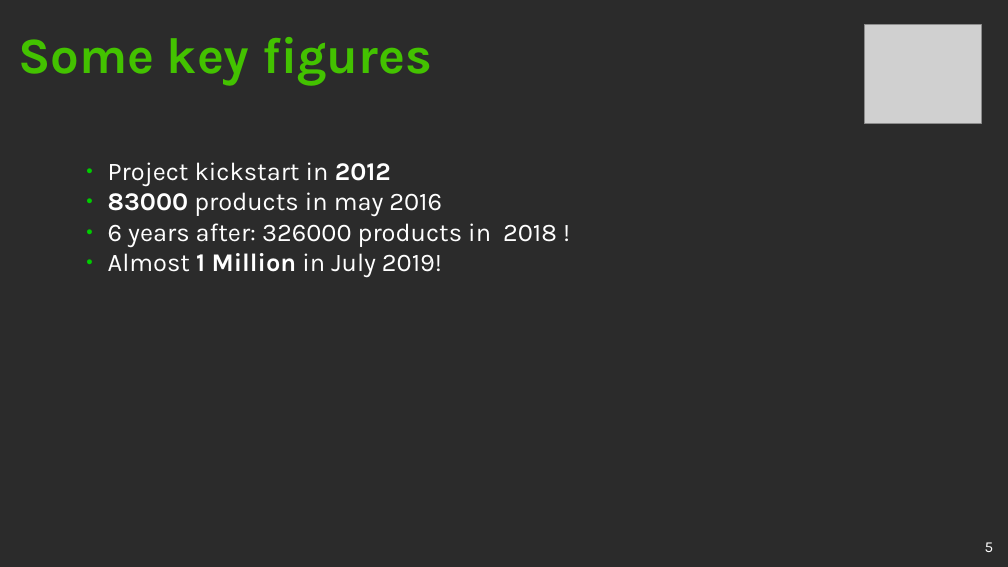
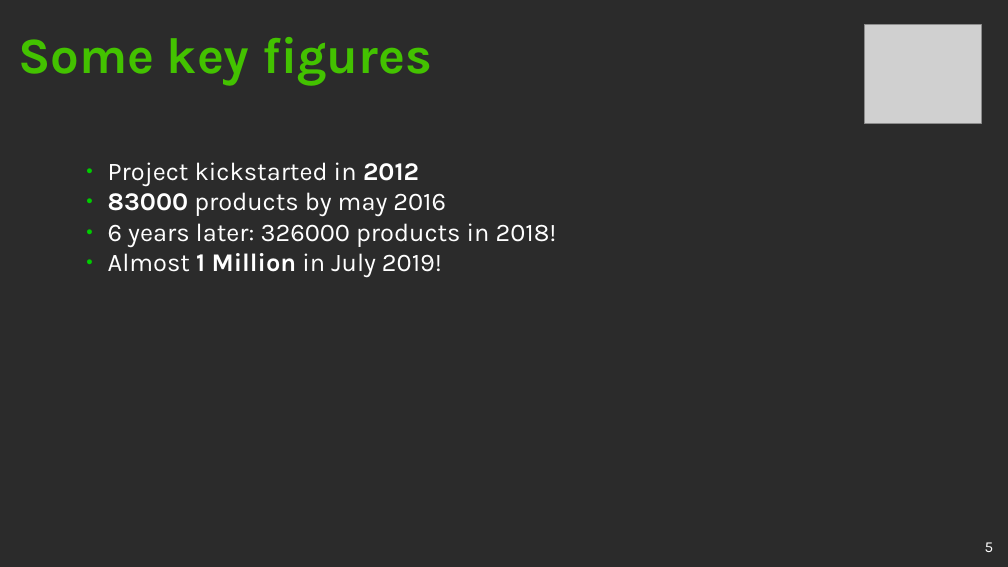
Before and after one commit to dabrain34/DabrainDocs, a slide deck: slide 5 of Presentation/OpenFoodFacts/openfoodfacts.odp. Drawn at 1008x567 pixels with LibreOffice and Linux fonts; fonts in the diff are those of the drawing; grey boxes stand for pictures; background and template pictures are left out; a plain dark background stands for a picture behind light text. Boxes give left, top, right and bottom in pixels: in the first picture for what was removed or moved away, otherwise in the second. Text is boxed around its words. In the diff, an @@ line names an element or a change of style, - is before the commit and + after.

```diff
--- a/Presentation/OpenFoodFacts/openfoodfacts.odp
+++ b/Presentation/OpenFoodFacts/openfoodfacts.odp
@@ text at (x1=108, y1=162, x2=557, y2=247): text changed @@
-● Project kickstart in 2012
-● 83000 products in may 2016
-● 6 years after: 326000 products in 2018 !
+● Project kickstarted in 2012
+● 83000 products by may 2016
+● 6 years later: 326000 products in 2018!
```
Also in this commit, not shown: 13 other slides changed, 3 slides added, 1 slide removed.
